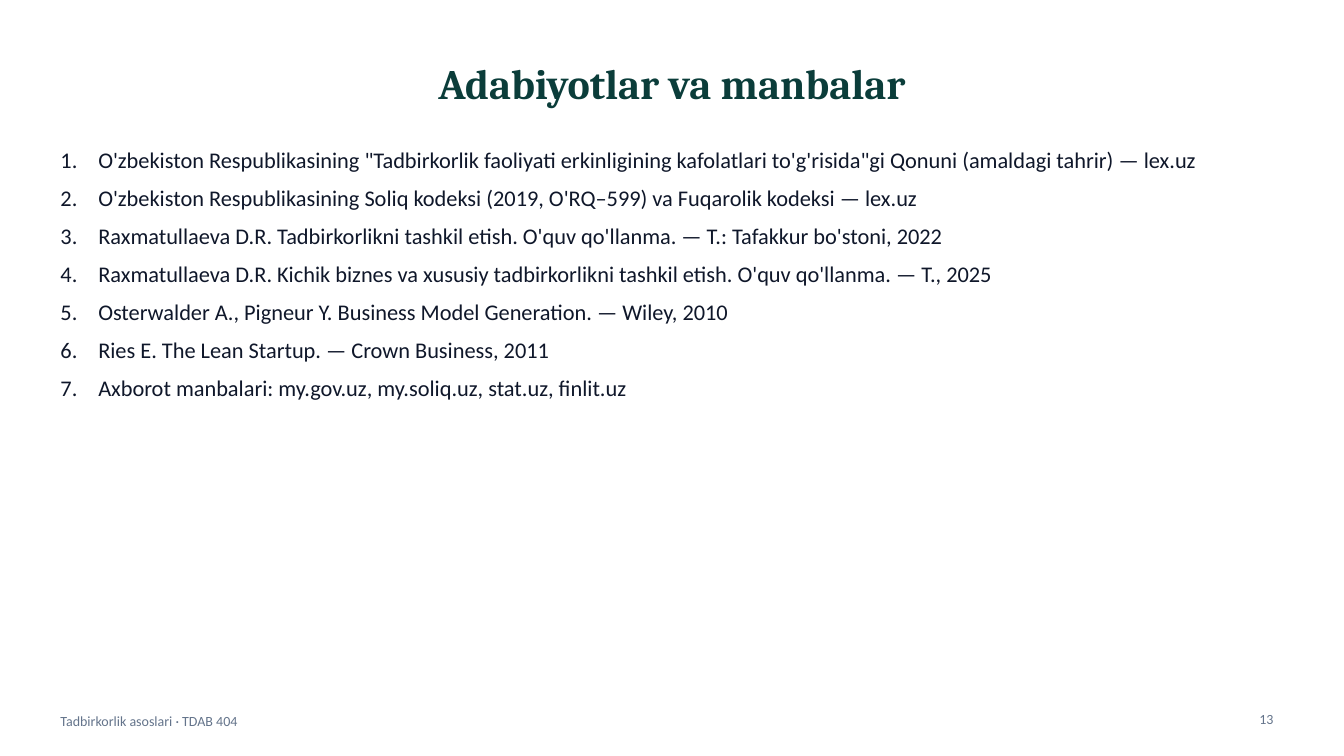
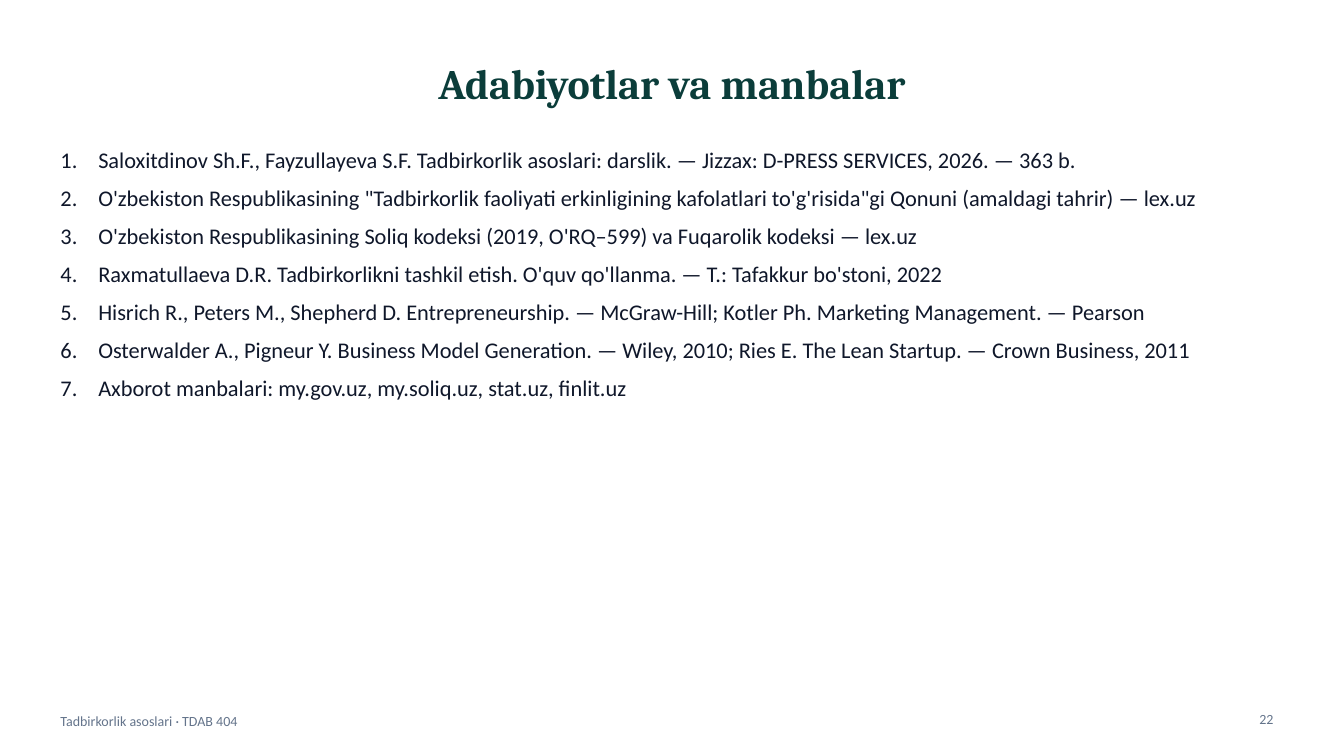
Before and after one commit to Ulugbek3989/tad, a slide deck: slide 22 of public/resources/taqdimotlar/M01-taqdimot.pptx (slide 13 before the commit). Drawn at 1344x756 pixels with LibreOffice and Linux fonts; fonts in the diff are those of the drawing. Boxes give left, top, right and bottom in pixels: in the first picture for what was removed or moved away, otherwise in the second. Text is boxed around its words. In the diff, an @@ line names an element or a change of style, - is before the commit and + after.

```diff
--- a/public/resources/taqdimotlar/M01-taqdimot.pptx
+++ b/public/resources/taqdimotlar/M01-taqdimot.pptx
@@ text at <box>98,152,1075,172</box>: paragraph added @@
+1. Saloxitdinov Sh.F., Fayzullayeva S.F. Tadbirkorlik asoslari: darslik. — Jizzax: D-PRESS SERVICES, 2026. — 363 b.
@@ text at <box>98,304,1189,362</box>: text changed @@
-4. Raxmatullaeva D.R. Kichik biznes va xususiy tadbirkorlikni tashkil etish. O'quv qo'llanma. — T., 2025
-5. Osterwalder A., Pigneur Y. Business Model Generation. — Wiley, 2010
-6. Ries E. The Lean Startup. — Crown Business, 2011
+5. Hisrich R., Peters M., Shepherd D. Entrepreneurship. — McGraw-Hill; Kotler Ph. Marketing Management. — Pearson
+6. Osterwalder A., Pigneur Y. Business Model Generation. — Wiley, 2010; Ries E. The Lean Startup. — Crown Business, 2011
@@ page number at <box>1259,715,1273,724</box>: text changed @@
-13
+22
```
Also in this commit, not shown: 9 slides added, 41 other files.
